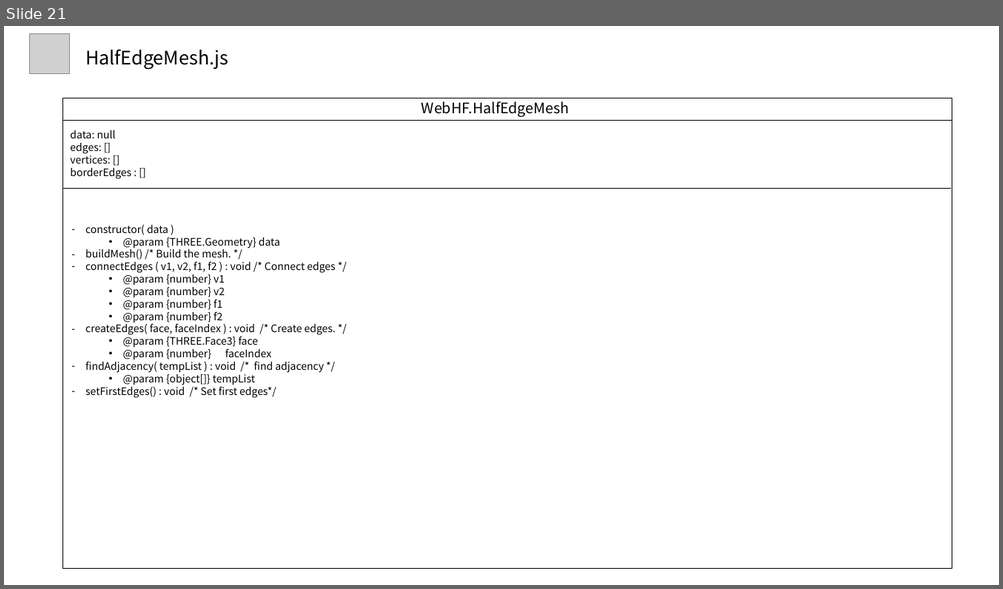
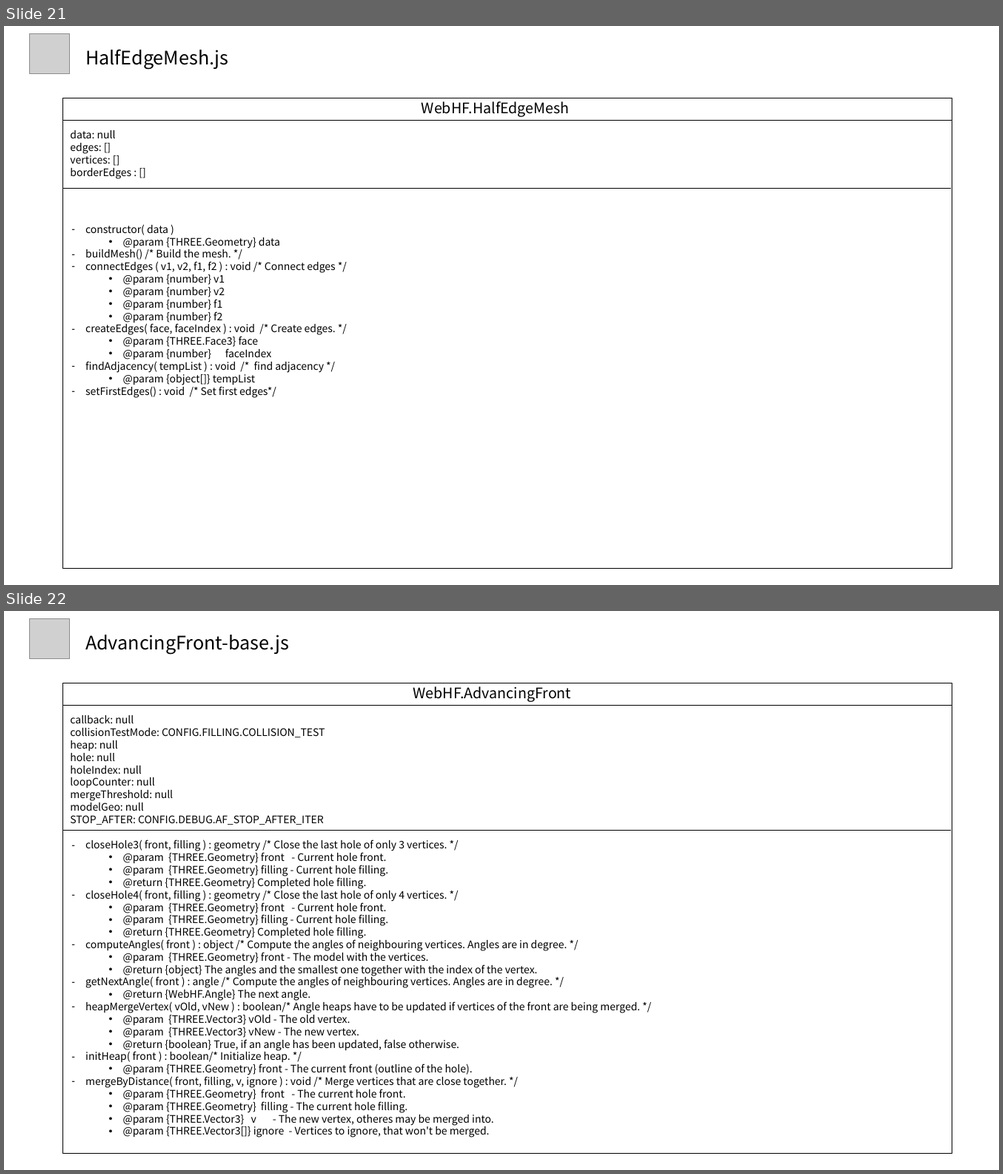
Before and after one commit to alexchun78/threeJS-holeFilling, a slide deck: (코드분석) WebGL Hole Filling.pptx. Shown one above the other, each under a label of ours: slide 21 before the commit, slides 21 and 22 after it. The pictures are 1003x589 and 1003x1174 pixels, drawn with LibreOffice and Linux fonts; fonts in the diff are those of the drawing; grey boxes stand for pictures. Boxes give left, top, right and bottom in pixels: in the first picture for what was removed or moved away, otherwise in the second. Text is boxed around its words. In the diff, an @@ line names an element or a change of style, - is before the commit and + after.

```diff
--- a/(코드분석) WebGL Hole Filling.pptx
+++ b/(코드분석) WebGL Hole Filling.pptx
@@ slide 22 added at [4,611,999,1170], background #FFFFFF @@
@@ picture added at [29,618,70,659] @@
@@ text added at [85,635,289,654], 18 pt, text #000000 @@
+AdvancingFront-base.js
@@ rectangle added at [63,684,951,1154], outline #000000 0.5 pt @@
@@ text added at [413,683,572,702], 14 pt, text #000000 @@
+WebHF.AdvancingFront
@@ line added from (63, 706) to (951, 706), #000000 0.5 pt @@
@@ text added at [70,715,324,825], 10 pt, text #000000 @@
+callback: null
+collisionTestMode: CONFIG.FILLING.COLLISION_TEST
+heap: null
+hole: null
+holeIndex: null
+loopCounter: null
+mergeThreshold: null
+modelGeo: null
+STOP_AFTER: CONFIG.DEBUG.AF_STOP_AFTER_ITER
@@ line added from (63, 830) to (950, 830), #000000 0.5 pt @@
@@ text added at [85,840,640,1138], 10 pt, text #000000 @@
+– closeHole3( front, filling ) : geometry /* Close the last hole of only 3 vertices. */
+  • @param {THREE.Geometry} front - Current hole front.
+  • @param {THREE.Geometry} filling - Current hole filling.
+  • @return {THREE.Geometry} Completed hole filling.
+– closeHole4( front, filling ) : geometry /* Close the last hole of only 4 vertices. */
+  • @param {THREE.Geometry} front - Current hole front.
+  • @param {THREE.Geometry} filling - Current hole filling.
+  • @return {THREE.Geometry} Completed hole filling.
+– computeAngles( front ) : object /* Compute the angles of neighbouring vertices. Angles are in degree. */
+  • @param {THREE.Geometry} front - The model with the vertices.
+  • @return {object} The angles and the smallest one together with the index of the vertex.
+– getNextAngle( front ) : angle /* Compute the angles of neighbouring vertices. Angles are in degree. */
+  • @return {WebHF.Angle} The next angle.
+– heapMergeVertex( vOld, vNew ) : boolean/* Angle heaps have to be updated if vertices of the front are being merged. */
+  • @param {THREE.Vector3} vOld - The old vertex.
+  • @param {THREE.Vector3} vNew - The new vertex.
+  • @return {boolean} True, if an angle has been updated, false otherwise.
+– initHeap( front ) : boolean/* Initialize heap. */
+  • @param {THREE.Geometry} front - The current front (outline of the hole).
+– mergeByDistance( front, filling, v, ignore ) : void /* Merge vertices that are close together. */
+  • @param {THREE.Geometry} front - The current hole front.
+  • @param {THREE.Geometry} filling - The current hole filling.
+  • @param {THREE.Vector3} v - The new vertex, otheres may be merged into.
+  • @param {THREE.Vector3[]} ignore - Vertices to ignore, that won't be merged.
```
Also in this commit, not shown: 3 other slides added.
